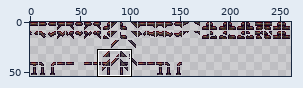
Two states of a sprite sheet, Tiles/Ashen/Catwalk.png. The picture above shows the old version from afar; the outline marks the close-up.
Close-up. As it was:
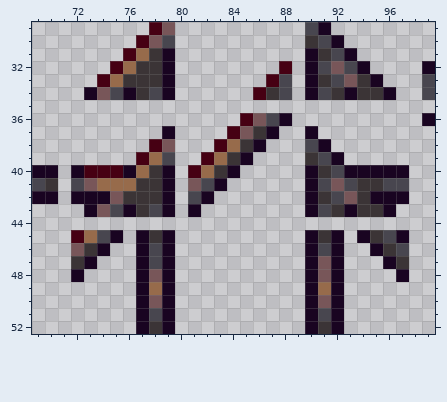
The file is 522x108 pixels, drawn in blocks of 2x2; one block is one cell here. Shown: x 69..99, y 29..52.
After the commit:
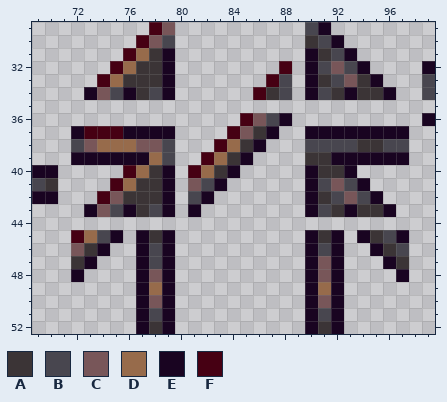
Palette (. is transparent): A #3b3436  B #48464f  C #785659  D #976b4b  E #190421  F #460013
Diff:
y 37: x 72..78 ....... -> EFFFEEE; x 91..97 ....... -> EEEEEEE
y 38: x 72..79 ......FC -> BCDDDCCB; x 91..97 E...... -> BBBAABB
y 39: x 72..77 .....F -> EEEEEE; x 91 B -> A; x 93..97 ..... -> EEEEE
y 40: x 72..76 EFFFE -> ....F; x 92 B -> A; x 94..97 EEEE -> ....
y 41: x 72..75 BCDD -> ...F; x 94..97 AABB -> E...
y 42: x 72..74 EEE -> ..F; x 94 A -> B; x 96..97 EE -> ..
